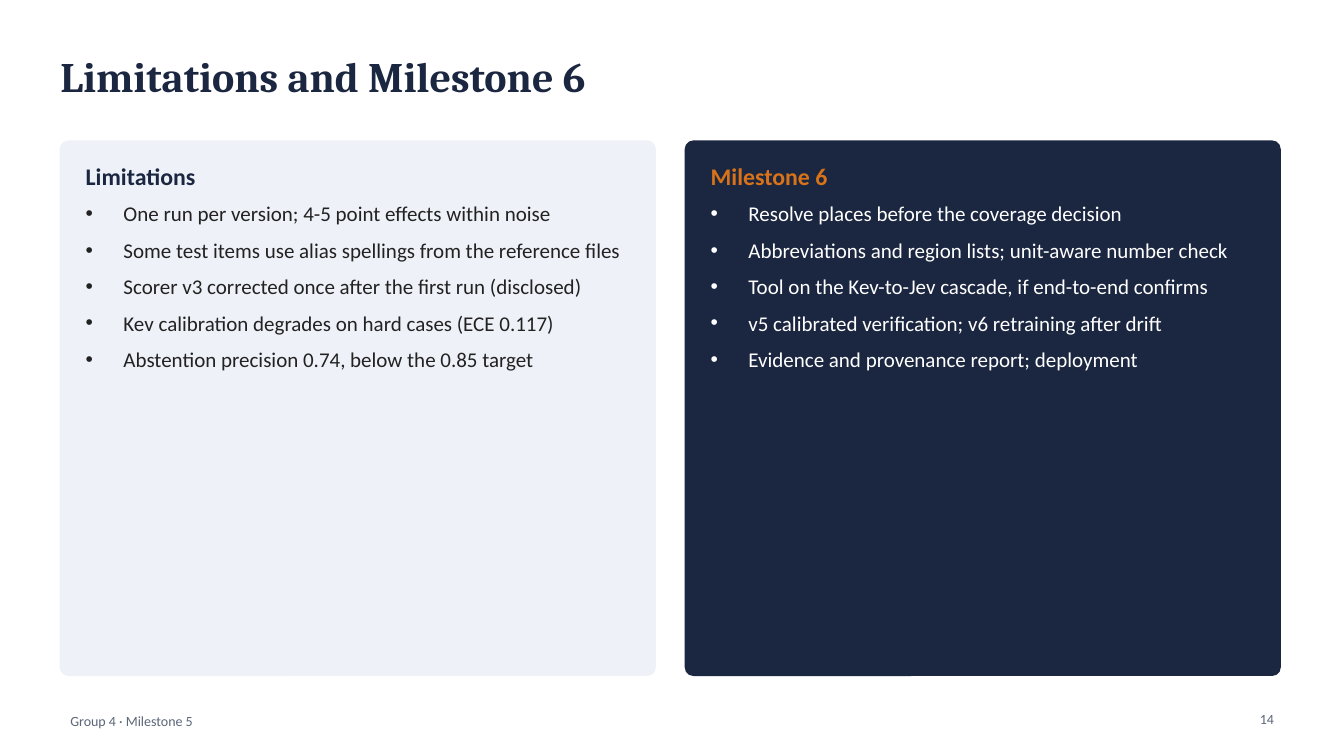
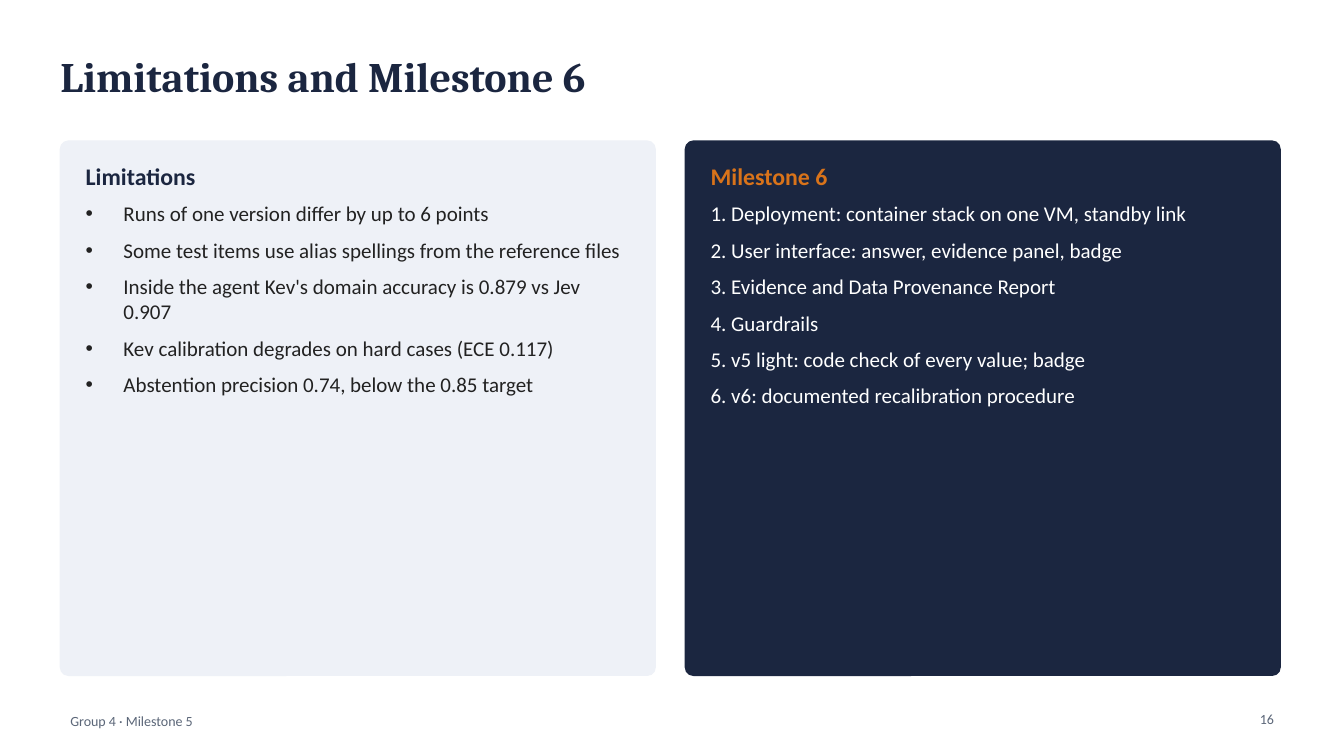
Before and after one commit to sathyaIITM/Group-4-DS-and-AI-Lab-Project, a slide deck: slide 16 of docs/milestones/Milestone5_TA_Presentation.pptx (slide 14 before the commit). Drawn at 1344x756 pixels with LibreOffice and Linux fonts; fonts in the diff are those of the drawing. Boxes give left, top, right and bottom in pixels: in the first picture for what was removed or moved away, otherwise in the second. Text is boxed around its words. In the diff, an @@ line names an element or a change of style, - is before the commit and + after.

Commit message:
DOCS: Milestone 5 report final: summary, two runs of v3 and v4, attribution of the v3-to-v4 difference, v5 first measurement, clarification and in-agent calibration analyses, M6 priorities; deck with two new slides; parity protocol outcome

```diff
--- a/docs/milestones/Milestone5_TA_Presentation.pptx
+++ b/docs/milestones/Milestone5_TA_Presentation.pptx
@@ text at [123, 206, 489, 225]: text changed @@
-• One run per version; 4-5 point effects within noise
+• Runs of one version differ by up to 6 points
@@ text at [711, 206, 1186, 407]: text changed @@
-• Resolve places before the coverage decision
-• Abbreviations and region lists; unit-aware number check
-• Tool on the Kev-to-Jev cascade, if end-to-end confirms
-• v5 calibrated verification; v6 retraining after drift
-• Evidence and provenance report; deployment
+1. Deployment: container stack on one VM, standby link
+2. User interface: answer, evidence panel, badge
+3. Evidence and Data Provenance Report
+4. Guardrails
+5. v5 light: code check of every value; badge
+6. v6: documented recalibration procedure
@@ text at [123, 279, 580, 319]: text changed @@
-• Scorer v3 corrected once after the first run (disclosed)
+• Inside the agent Kev's domain accuracy is 0.879 vs Jev 0.907
@@ page number at [1260, 714, 1274, 724]: text changed @@
-14
+16
```
Also in this commit, not shown: 4 other slides changed, 2 slides added, 39 other files.
